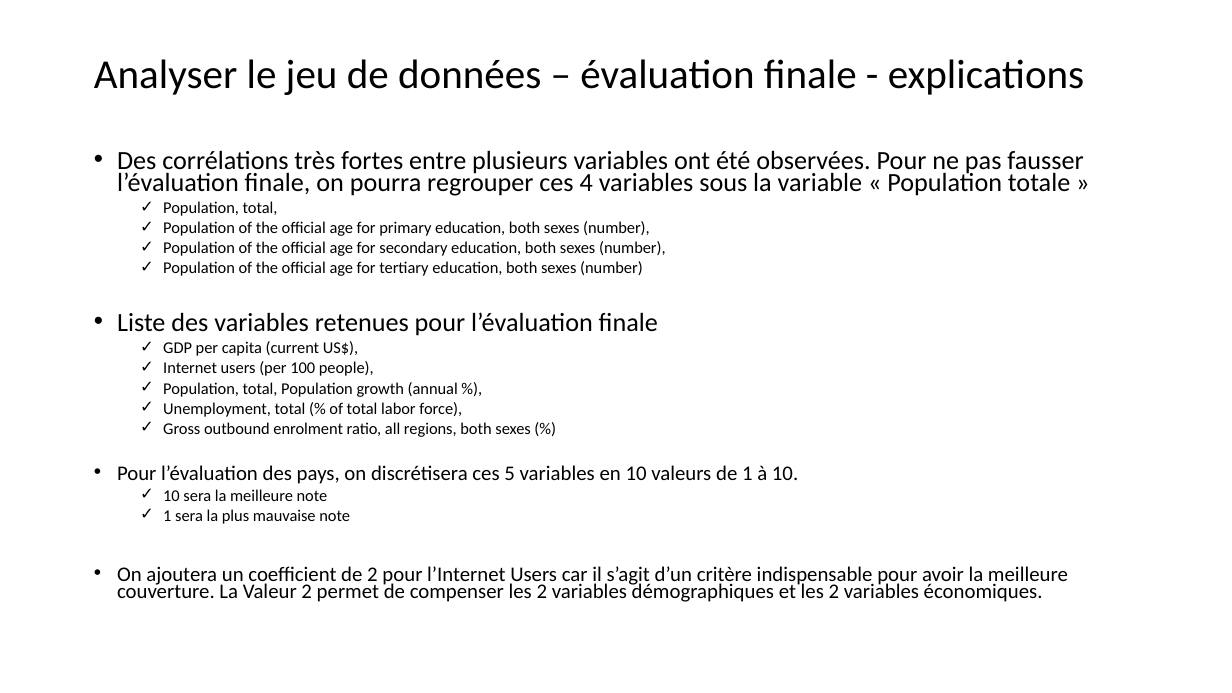
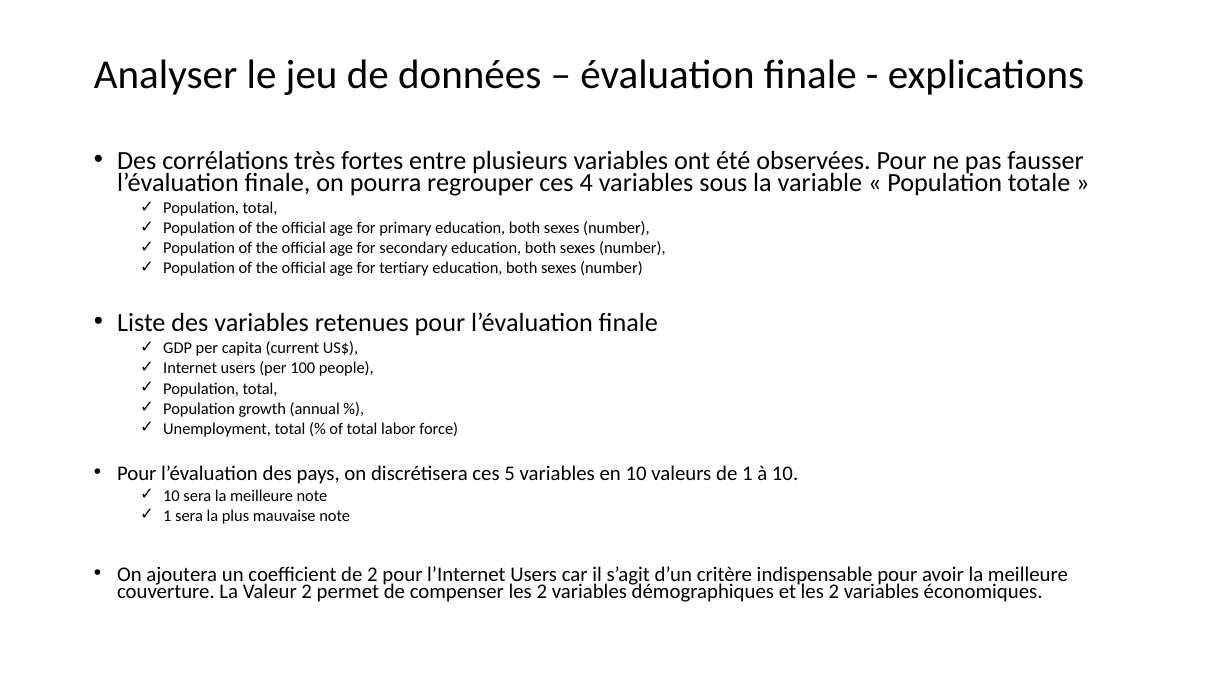
Before and after one commit to ludovic-source/Data_scientist_formation, a slide deck: slide 27 of livrables/Projet_2_presentation_Ludovic_Chimier.pptx. Drawn at 1232x693 pixels with LibreOffice and Linux fonts; fonts in the diff are those of the drawing. Boxes give left, top, right and bottom in pixels: in the first picture for what was removed or moved away, otherwise in the second. Text is boxed around its words. In the diff, an @@ line names an element or a change of style, - is before the commit and + after.

```diff
--- a/livrables/Projet_2_presentation_Ludovic_Chimier.pptx
+++ b/livrables/Projet_2_presentation_Ludovic_Chimier.pptx
@@ text at (x1=163, y1=382, x2=458, y2=437): text changed @@
-  ✓ Population, total, Population growth (annual %),
-  ✓ Unemployment, total (% of total labor force),
-  ✓ Gross outbound enrolment ratio, all regions, both sexes (%)
+  ✓ Population, total,
+  ✓ Population growth (annual %),
+  ✓ Unemployment, total (% of total labor force)
```
Also in this commit, not shown: 1 other slide changed, 9 slides added.
